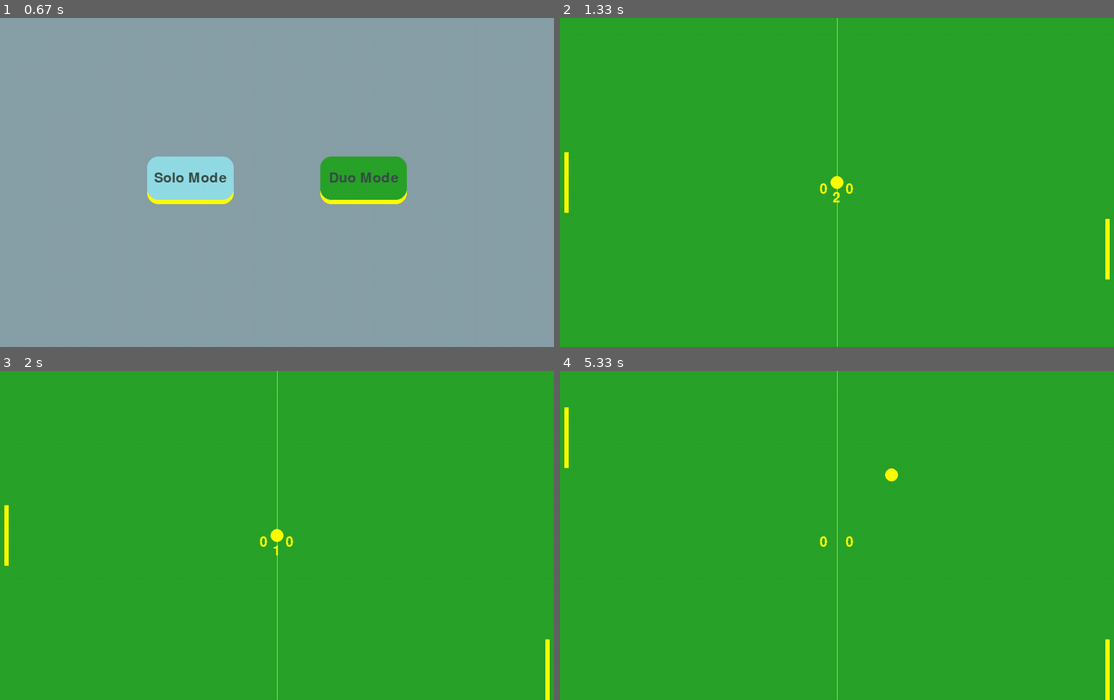
Above: before the commit, frames 1-4 (two rows, left to right).
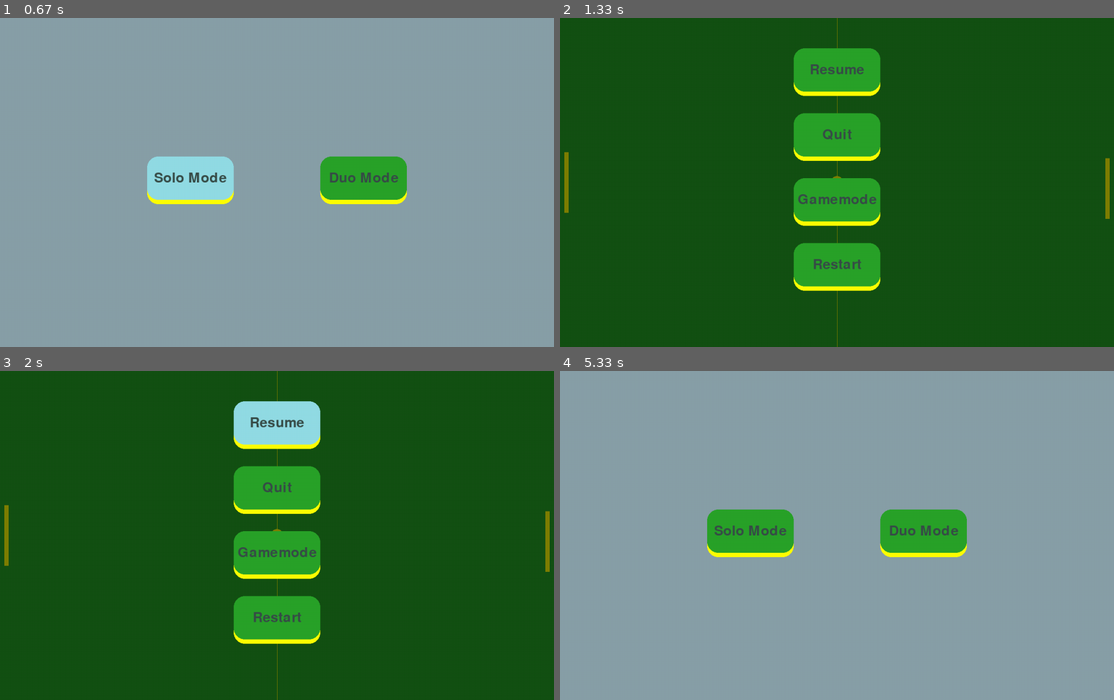
Above: after the commit, the same moments.

Repository: angel-cursed/pygame
Game: pygame game, started from pong/pong(refactored).py
Same seed, same stepped clock (60 frames per second), same inputs: the game is played once before the commit and once after it.
Inputs (mouse positions are in pixels of both pictures, inside the frame that each line leads up to):
- Up to frame 1 (0.67 s): click "Solo Mode" at 0.38 s
- Up to frame 2 (1.33 s): hold Up 0.67-1.13 s; hold Esc from 1.17 s (still down); hold Down from 1.17 s (still down); move the mouse to (1014, 172) at 1.2 s
- Up to frame 3 (2 s): release Esc at 1.47 s; release Down at 1.47 s; click (277, 423) at 1.55 s, where only the run after the commit has a clickable "Resume"; hold Down from 1.83 s (still down)
- Up to frame 4 (5.33 s): release Down at 2.13 s; hold Up 2.17-2.53 s; hold Down 2.57-2.93 s; hold Esc 3.3-3.6 s; hold Down 3.3-3.6 s; click (837, 617) at 3.68 s, where only the run after the commit has a clickable "Restart"; tap Esc at 4.3 s; click (837, 551) at 4.68 s, where only the run after the commit has a clickable "0"

Frame 1 is identical in both runs. In frame 2, 93% of the frame differs, in the area x 0-100%, y 0-100%; in frame 3, 95%; in frame 4, 96%.

Commit message:
ajout menu de pause + icone

Diff:
--- a/pong/pong(refactored).py
+++ b/pong/pong(refactored).py
@@ -5,6 +5,7 @@
     def __init__(self, screen_widht, screen_height):
         self.screen_widht = screen_widht
         self.screen_height = screen_height
+        self.chosed_button = None
 
         #Game Rectangles
         self.ball = pygame.Rect(screen_widht/2 - 15, screen_height/2 - 15, 30, 30)
@@ -187,46 +188,102 @@
         if current_time - self.click_time >= 500:
             if self.text == "Solo Mode":
                 game.set_mode("solo")
+            elif self.text == "Duo Mode":
+                game.set_mode("duo")
             else:
-                game.set_mode("duo")
-
-
-
-#General Setup
-pygame.init()
-clock = pygame.time.Clock()
-
-#SMain Window
-screen_widht = 1280
-screen_height = 760
-screen = pygame.display.set_mode((screen_widht, screen_height))
-pygame.display.set_caption("Pong")
-
-game = Pong(screen_widht, screen_height)
-
-button_solo = button("Solo Mode", 200, 100, (screen_widht/2 - 300, screen_height/2 - 50), 10)
-button_duo = button("Duo Mode", 200, 100, (screen_widht/2 + 100, screen_height/2 - 50), 10)
-
-while game.game_mode is None:
-    for event in pygame.event.get():
-        if event.type == pygame.QUIT:
-            pygame.quit()
-            sys.exit()
-
-    if button_solo.click_time and not button_duo.click_time:
-        button_solo.clicked()
-    if button_duo.click_time and not button_solo.click_time:
-        button_duo.clicked()
-
-
-    screen.fill((136,160,168))
-    button_solo.draw()
-    button_duo.draw()
-    pygame.display.update()
-    clock.tick(60)
-
-while True:
-    #Handling Inputs
+                game.button_chosed = self.text
+
+def pause_menu():
+
+    button_resume = button("Resume", 200, 100, (screen_widht/2 - 100, screen_height/2 - 300), 10)
+    button_quit = button("Quit", 200, 100, (screen_widht/2 - 100, screen_height/2 - 150),10)
+    button_change_mode = button("Gamemode", 200, 100, (screen_widht/2 - 100, screen_height/2), 10)
+    button_restart = button("Restart", 200, 100, (screen_widht/2 -100, screen_height/2 + 150), 10)
+
+    game.button_chosed = None
+
+    while game.button_chosed is None:
+        for event in pygame.event.get():
+            if event.type == pygame.QUIT:
+                pygame.quit()
+                sys.exit()
+
+        if button_quit.click_time:
+            button_quit.clicked()
+        if button_restart.click_time:
+            button_restart.clicked()
+        if button_change_mode.click_time:
+            button_change_mode.clicked()
+        if button_resume.click_time:
+            button_resume.clicked()
+
+        # Visuals
+        screen.fill(game.bg_color)
+        pygame.draw.rect(screen, game.yellow, game.player)
+        pygame.draw.rect(screen, game.yellow, game.opponent)
+        pygame.draw.ellipse(screen, game.yellow, game.ball)
+        pygame.draw.aaline(screen, game.yellow, (screen_widht / 2, 0), (screen_widht / 2, screen_height))
+
+        player_text = game.game_font.render(f"{game.player_score}", False, game.yellow)
+        screen.blit(player_text, (screen_widht / 2 + 20, screen_height / 2))
+
+        opponent_text = game.game_font.render(f"{game.opponent_score}", False, game.yellow)
+        screen.blit(opponent_text, (screen_widht / 2 - 40, screen_height / 2))
+
+        dark_surface = pygame.Surface((screen_widht, screen_height), pygame.SRCALPHA)
+        dark_surface.fill((0, 0, 0, 128))
+        screen.blit(dark_surface, (0, 0))
+
+        button_resume.draw()
+        button_quit.draw()
+        button_change_mode.draw()
+        button_restart.draw()
+
+
+        # Updating the window
+        pygame.display.flip()
+        clock.tick(60)
+
+    print(game.button_chosed)
+    if game.button_chosed == button_quit.text:
+        pygame.quit()
+        sys.exit()
+    elif game.button_chosed == button_change_mode.text:
+        change_gamemode()
+    elif game.button_chosed == button_restart.text:
+        game.player_score, game.opponent_score = 0,0
+        game.score_time = pygame.time.get_ticks()
+        game.ball_restart()
+
+def change_gamemode():
+
+    button_solo = button("Solo Mode", 200, 100, (screen_widht/2 - 300, screen_height/2 - 50), 10)
+    button_duo = button("Duo Mode", 200, 100, (screen_widht/2 + 100, screen_height/2 - 50), 10)
+    game.game_mode = None
+
+    while game.game_mode is None:
+        for event in pygame.event.get():
+            if event.type == pygame.QUIT:
+                pygame.quit()
+                sys.exit()
+
+        if button_solo.click_time and not button_duo.click_time:
+            button_solo.clicked()
+        if button_duo.click_time and not button_solo.click_time:
+            button_duo.clicked()
+
+        screen.fill((136, 160, 168))
+        button_solo.draw()
+        button_duo.draw()
+        pygame.display.update()
+        clock.tick(60)
+    game.player_score = 0
+    game.opponent_score = 0
+    game.score_time = pygame.time.get_ticks()
+    game.ball_restart()
+
+def check_input():
+    # Handling Inputs
     for event in pygame.event.get():
         if event.type == pygame.QUIT:
             pygame.quit()
@@ -243,6 +300,9 @@
                 if event.key == pygame.K_s:
                     game.opponent_speed += 7
 
+            if event.key == pygame.K_ESCAPE:
+                pause_menu()
+
         if event.type == pygame.KEYUP:
             if event.key == pygame.K_DOWN:
                 game.player_speed -= 7
@@ -254,6 +314,25 @@
                     game.opponent_speed += 7
                 if event.key == pygame.K_s:
                     game.opponent_speed -= 7
+
+#General Setup
+pygame.init()
+clock = pygame.time.Clock()
+
+#SMain Window
+screen_widht = 1280
+screen_height = 760
+screen = pygame.display.set_mode((screen_widht, screen_height))
+pygame.display.set_caption("Pong Ultimate")
+pygame.display.set_icon(pygame.image.load("pong_icon.png"))
+
+game = Pong(screen_widht, screen_height)
+
+change_gamemode()
+
+while True:
+
+    check_input()
 
     game.ball_animation()
     game.player_animation()
Not shown, changed: README.md
Binary file added: pong/pong_icon.png
